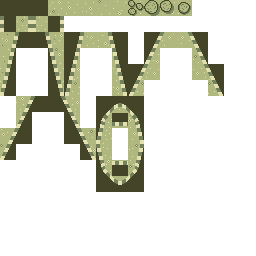
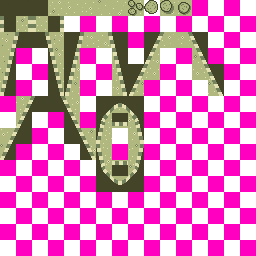
Two versions of the same layered image (256px x 256px). Layer-by-layer changes:
added layer "Layer 36 copy" above "Layer 36" over left=0, top=0, right=224, bottom=192
hid "Layer 36" over left=0, top=0, right=224, bottom=192
showed "Layer 30" over left=0, top=0, right=256, bottom=256
